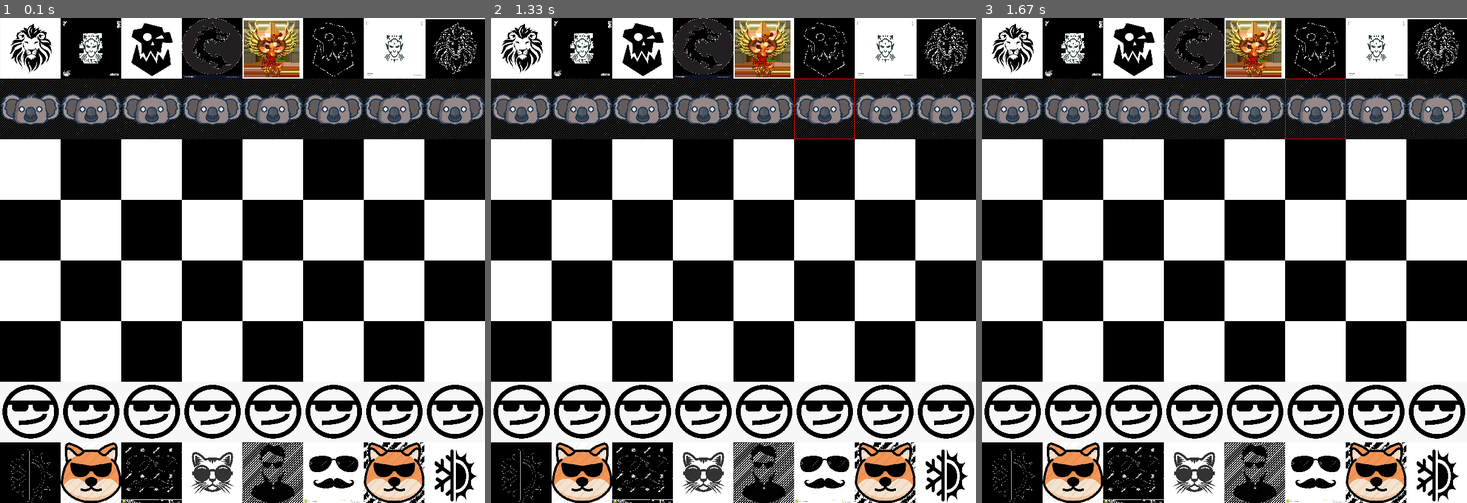
Above: before the commit, frames 1-3 (left to right).
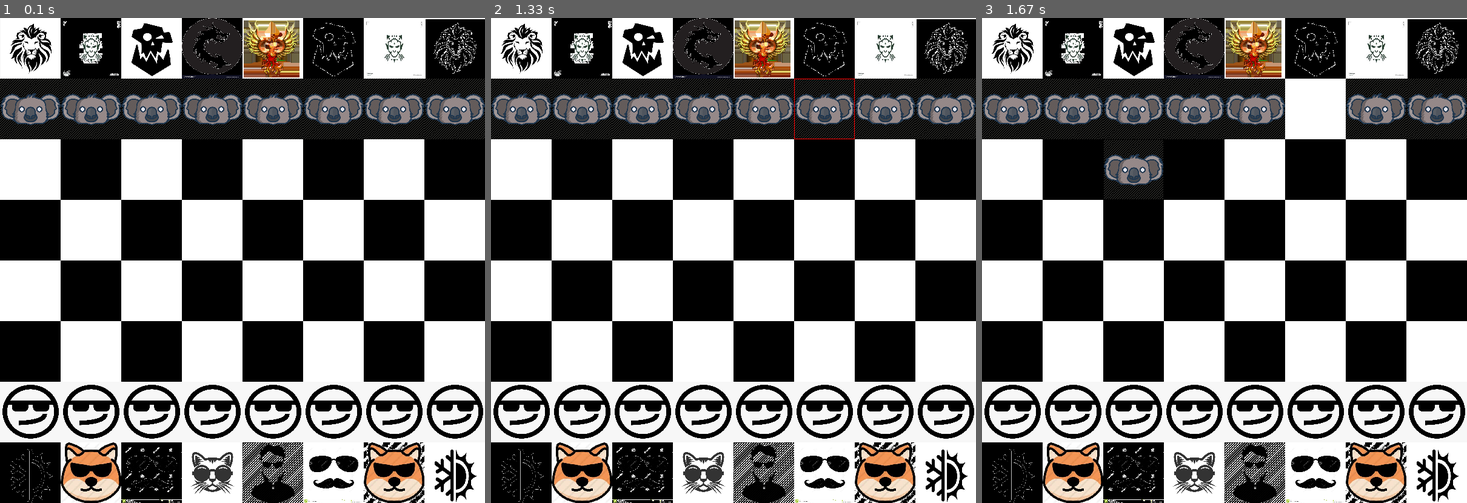
Above: after the commit, the same moments.

Repository: amitflank/Tfl_code
Game: pygame game, started from TFL_example_code/chess/pygame_learning.py
Same seed, same stepped clock (60 frames per second), same inputs: the game is played once before the commit and once after it.
Inputs (mouse positions are in pixels of both pictures, inside the frame that each line leads up to):
- Up to frame 1 (0.1 s): no input
- Up to frame 2 (1.33 s): click (733, 260) at 0.38 s; click (806, 90) at 1.22 s
- Up to frame 3 (1.67 s): click (1108, 163) at 1.55 s

Frames 1-2 are identical in both runs. In frame 3, 3.1% of the frame differs, in the area x 25-75%, y 12-38%.

Commit message:
pieces can now move

Diff:
--- a/TFL_example_code/chess/pygame_learning.py
+++ b/TFL_example_code/chess/pygame_learning.py
@@ -53,7 +53,7 @@
         return [r1, r2, r3, r4]
 
     def select(self, screen: Surface):
-        "highllight piece and set it's is_selected property to True"
+        "highlight piece and set it's is_selected property to True"
         for r in self.derive_edges():
             self.surf.fill((255, 0, 0), r)
 
@@ -74,6 +74,43 @@
 
         return surf
 
+class Pawn(Piece):
+
+    def __init__(self, height: int, width: int, color: str):
+        super().__init__(height, width, "pawn", color)
+
+    def is_legal_move(self, cur_row: int, cur_col: int, new_row: int, new_col: int, is_capture: bool):
+        """checks if given move satisfies legal move conditions for pawn. Does not check for pins or blocked movement"""
+        valid_move = True
+
+        if is_capture:
+            if self.color is "black":
+                valid_row = (new_row == cur_row + 1)
+            elif self.color is "white":
+                valid_row = (new_row == cur_row - 1)
+            else:
+                raise ValueError("got illegal color {0}".format(self.color))
+
+            valid_col = (new_col == cur_col - 1 or new_col == cur_col + 1)
+            valid_move = valid_move and valid_row and valid_col
+
+        else:
+            if self.color is "black":
+                if self.cur_row == 1:
+                    valid_row = (new_row == cur_row + 1 or new_row == cur_row + 2)
+                else:
+                    valid_row = (new_row == cur_row + 1)
+
+            if self.color is "white":
+                if self.cur_row == 6:
+                    valid_row = (new_row == cur_row - 1 or new_row == cur_row - 2)
+                else:
+                    valid_row = (new_row == cur_row + 1)
+
+            valid_col = (cur_col == new_col)
+            valid_capture = valid_move and valid_row and valid_col
+
+        return valid_capture
 
 class Board():
 
@@ -99,14 +136,17 @@
 
         return screen
 
+    def draw_tile(self, cell_size: int, screen: Surface, row: int, col: int):
+        if row % 2 == col % 2:
+            pygame.draw.rect(self.screen, (255,255,255), (col*cell_size, row*cell_size, cell_size, cell_size))
+        else:
+            pygame.draw.rect(self.screen, (0,0,0), (col*cell_size, row*cell_size, cell_size, cell_size))
+
     def draw_board(self, cell_size: int):
         """Draws alternating color chessboard with each tile being dims: cell_size by cell_size"""
         for row in range(self.ROWS):
             for col in range(self.COLS):
-                if row % 2 == col % 2:
-                    pygame.draw.rect(self.screen, (255,255,255), (row*cell_size, col*cell_size, cell_size, cell_size))
-                else:
-                    pygame.draw.rect(self.screen, (0,0,0), (row*cell_size, col*cell_size, cell_size, cell_size))
+               self.draw_tile(cell_size, self.screen, row, col)
 
     def load_color(self, cell_size: int, color: str) -> List[Piece]:
         """Loads all the starting pieces of specified color for start of the game. Returns a list all pieces (not ordered)"""
@@ -135,6 +175,16 @@
         self.selected_piece = piece
         piece.select(self.screen)
 
+    def move_selected_piece(self, row: int, col: int):
+        cur_row, cur_col = self.selected_piece.row, self.selected_piece.col
+        self.selected_piece.update_cell_position(row, col) #initialize proper board location
+        self.screen.blit(self.selected_piece.surf, self.selected_piece.rect) #add to board
+        self.draw_tile(self.cell_size, self.screen, cur_row, cur_col)
+        self.selected_piece.de_select(self.screen)
+        self.selected_piece = None
+
+
+
 def get_piece_at_loc(row: int, col: int, pieces: List[Piece]) -> Union[Piece, None]:
     """takes a row and col and return the piece at specified location if it exists. Otherwise return None"""
     for piece in pieces:
@@ -143,6 +193,7 @@
 
     return None
 
+
 pygame.init()
 
 cellSize = 100
@@ -171,6 +222,9 @@
 
             if piece:
                 new_board.handle_selection(piece)
+            else:
+                if new_board.selected_piece:
+                    new_board.move_selected_piece(row, col)
 
     pygame.display.flip()
 
